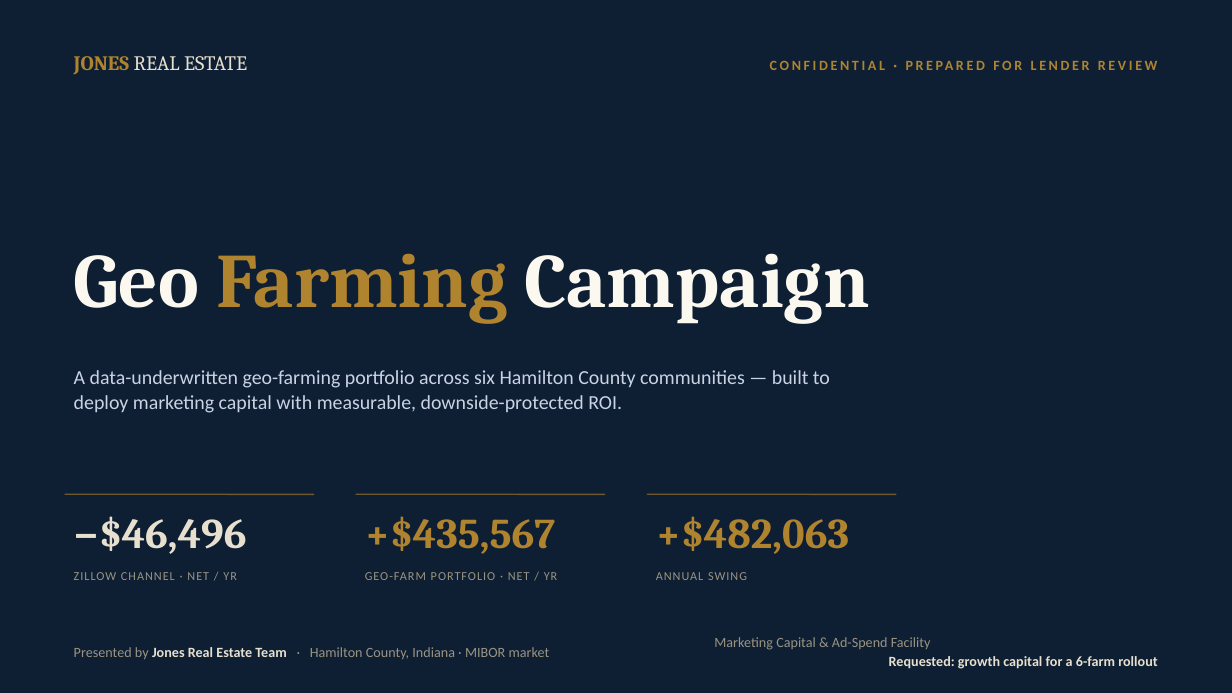
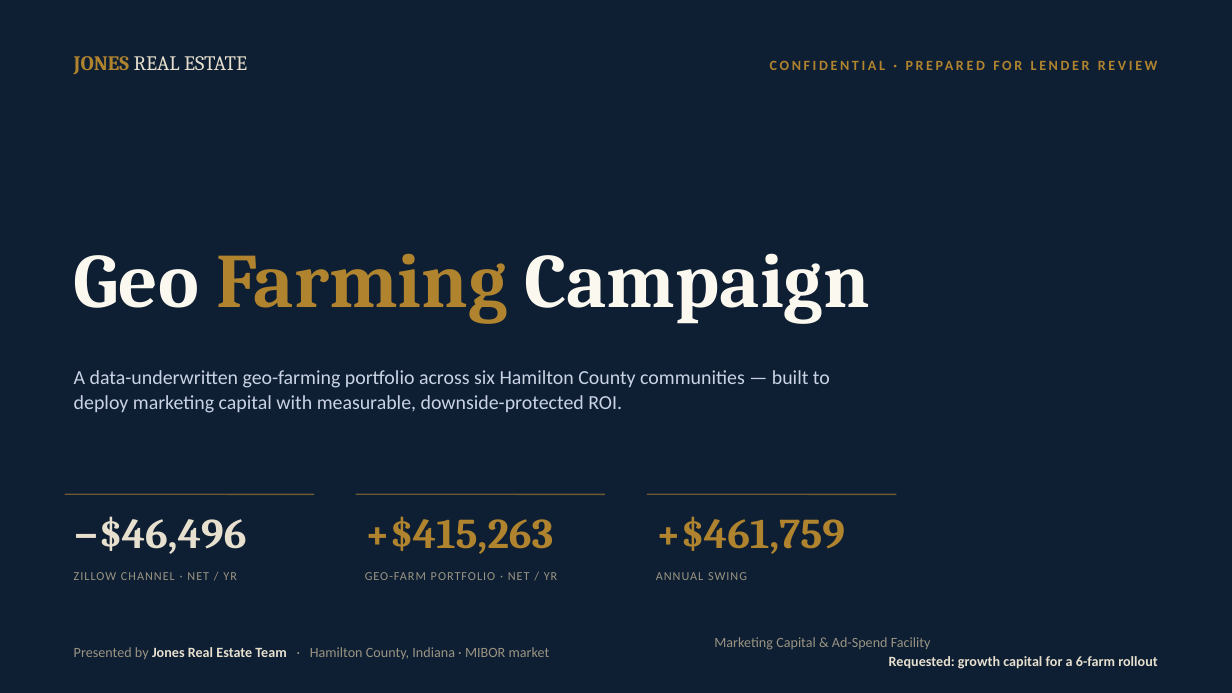
Before and after one commit to NomadRN13/Cortana, a slide deck: slide 1 of presentations/Geo-Farming-Campaign.pptx. Drawn at 1232x693 pixels with LibreOffice and Linux fonts; fonts in the diff are those of the drawing. Boxes give left, top, right and bottom in pixels: in the first picture for what was removed or moved away, otherwise in the second. Text is boxed around its words. In the diff, an @@ line names an element or a change of style, - is before the commit and + after.

```diff
--- a/presentations/Geo-Farming-Campaign.pptx
+++ b/presentations/Geo-Farming-Campaign.pptx
@@ text at (365, 516, 553, 554): text changed @@
-+$435,567
++$415,263
@@ text at (656, 516, 845, 554): text changed @@
-+$482,063
++$461,759
```
Also in this commit, not shown: 6 other slides changed.
